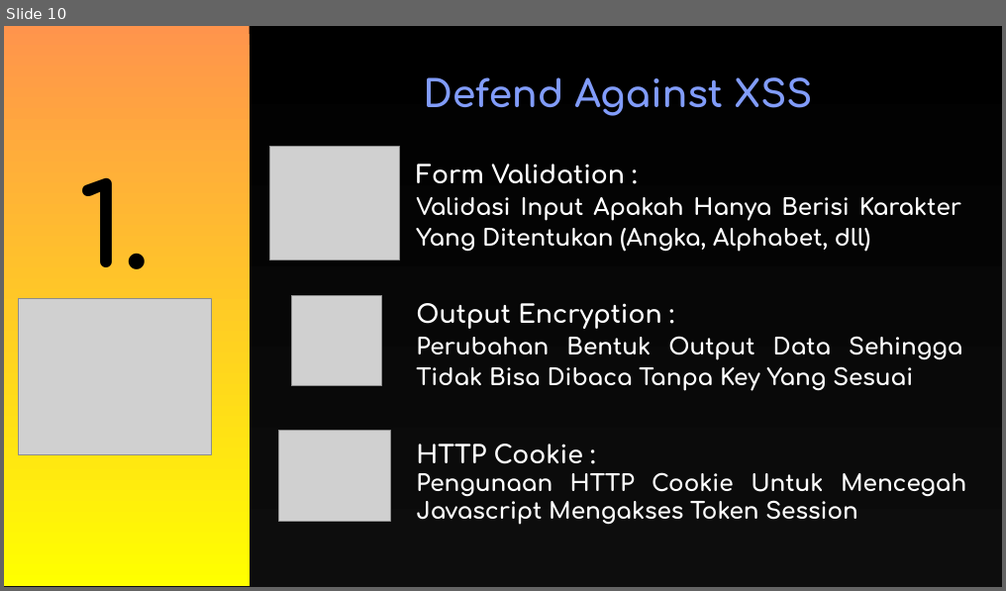
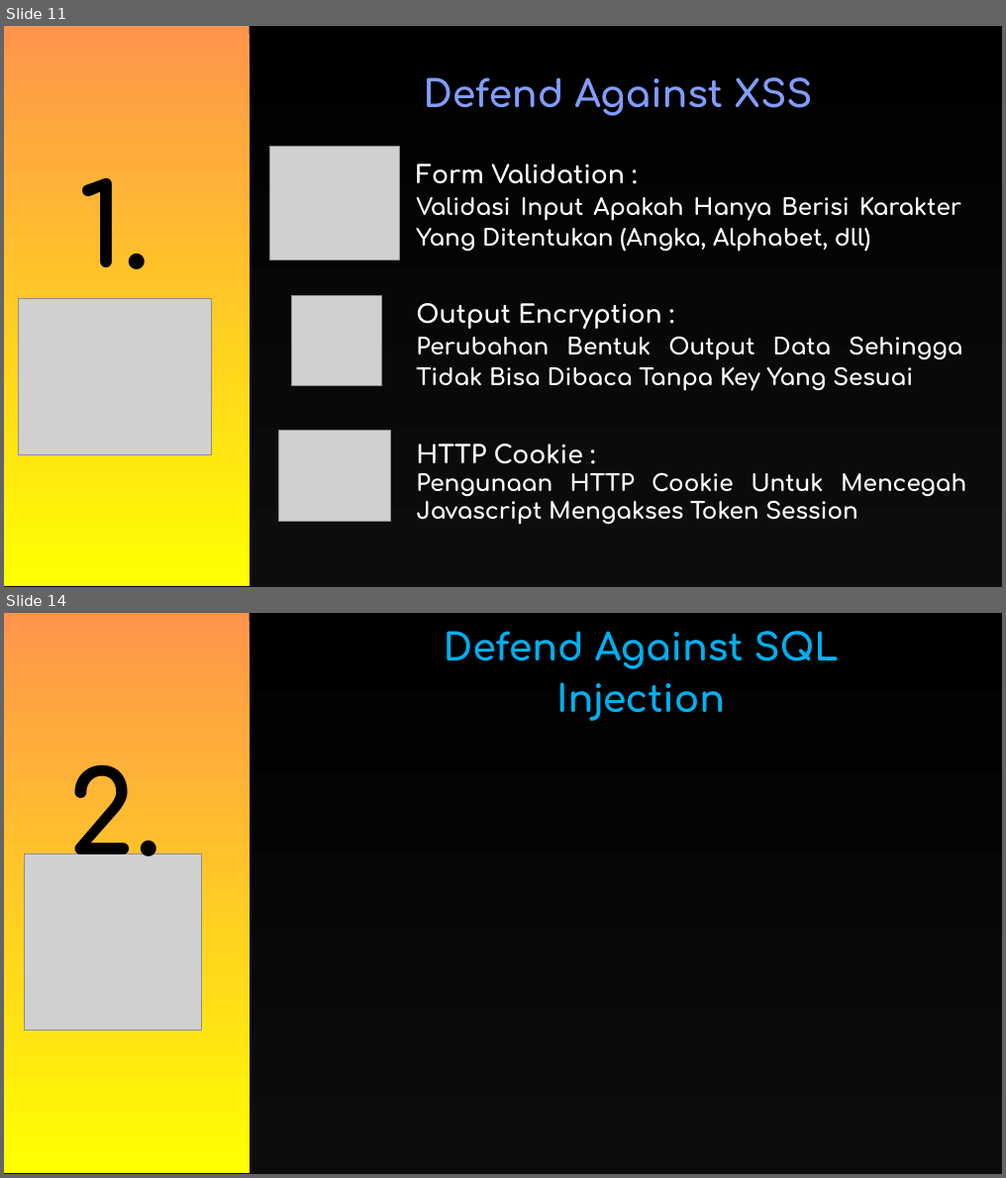
Before and after one commit to Fhreiz77/Watson-Scroll-Fesnuk-, a slide deck: John/PPT_Keamanan_Data.pptx. Shown one above the other, each under a label of ours: slide 10 before the commit, slides 11 and 14 after it; the slides between them are not shown. The pictures are 1006x591 and 1006x1178 pixels, drawn with LibreOffice and Linux fonts; fonts in the diff are those of the drawing; grey boxes stand for pictures; background and template pictures are left out. Boxes give left, top, right and bottom in pixels: in the first picture for what was removed or moved away, otherwise in the second. Text is boxed around its words. In the diff, an @@ line names an element or a change of style, - is before the commit and + after.

```diff
--- a/John/PPT_Keamanan_Data.pptx
+++ b/John/PPT_Keamanan_Data.pptx
@@ slide 14 added at box(4, 613, 1002, 1174), background #FFFFFF @@
@@ pentagon arrow added at box(4, 613, 1002, 1174), fill gradient #000000 to #0D0D0D @@
@@ rectangle added at box(4, 613, 250, 1173), fill gradient #FF944C to #FFFF00 @@
@@ text added at box(444, 631, 839, 721), 36 pt, text gradient #00B0F0 to #00F0E0, bold @@
+Defend Against SQL Injection
@@ text added at box(67, 764, 161, 880), 110 pt, text #000000, bold @@
+2.
@@ picture added at box(24, 854, 202, 1031) @@
@@ what was slide 10 is now slide 11 @@
```
Also in this commit, not shown: 3 slides changed, 3 other slides added, 1 slide removed.
